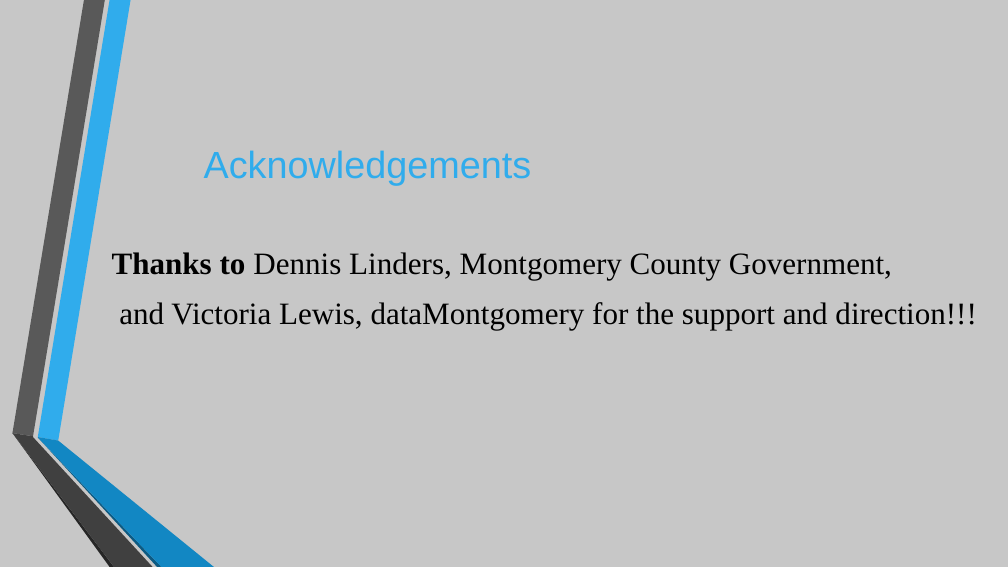
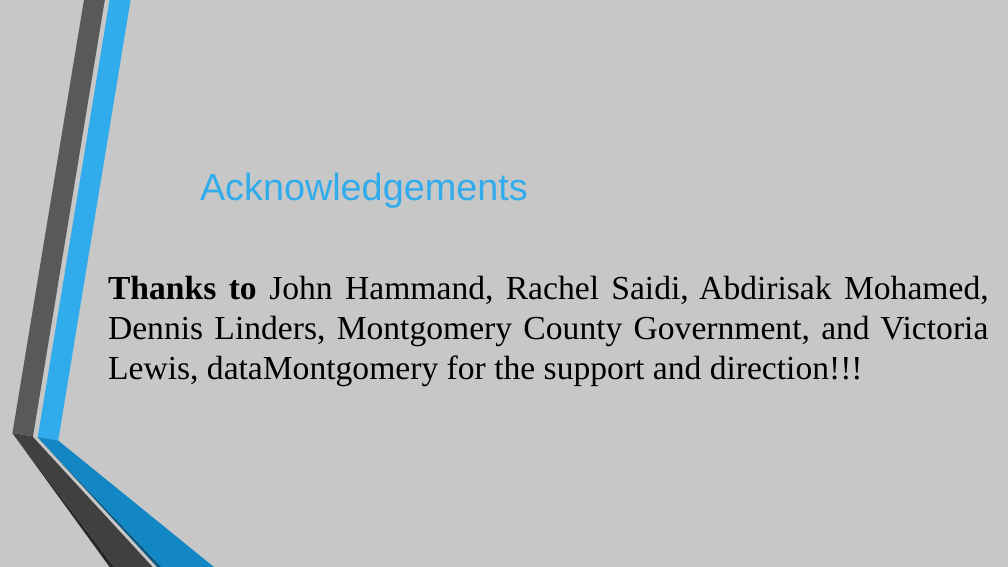
Before and after one commit to yanvi4/Data-205, a slide deck: slide 25 of DATA 205 Project.pptx. Drawn at 1008x567 pixels with LibreOffice and Linux fonts; fonts in the diff are those of the drawing. Boxes give left, top, right and bottom in pixels: in the first picture for what was removed or moved away, otherwise in the second. Text is boxed around its words. In the diff, an @@ line names an element or a change of style, - is before the commit and + after.

```diff
--- a/DATA 205 Project.pptx
+++ b/DATA 205 Project.pptx
@@ title "Acknowledgements": place and size @@
-title "Acknowledgements" at (204,150,532,185)
+title "Acknowledgements" at (200,172,528,208)
@@ text at (108,275,989,386): text changed; size 29.6 to 32 pt @@
-Thanks to Dennis Linders, Montgomery County Government,
-and Victoria Lewis, dataMontgomery for the support and direction!!!
+Thanks to John Hammand, Rachel Saidi, Abdirisak Mohamed, Dennis Linders, Montgomery County Government, and Victoria Lewis, dataMontgomery for the support and direction!!!
```
